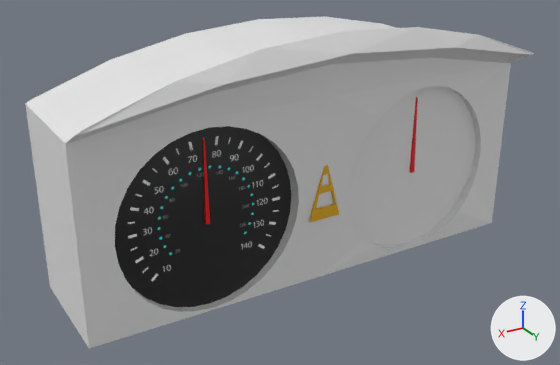
A saved change to the OBJ model models/dashboard/armaturka.obj.
Before and after are seen from a 50 mm camera at (0.646, 1.048, 0.464) aimed at (0.04, 0.038, -0.041). The lights are fixed; the arrows at lower right show +X, +Y and +Z. Where no turn or scale is listed for an object, it has been applied to the vertices.

The scene before the commit, as lines of its bpy script (objects in view):
```python
me_armaturka = bpy.data.meshes.new('Armaturka')
me_armaturka.from_pydata(...)  # 182 vertices, 359 faces; spans x -0.4..0.4, y -0.1..0.17, z -0.2..0.226
# faces by material slot: [329, 30]
me_armaturka.materials.append(mat_material)  # white #e7e7e7
me_armaturka.materials.append(mat_speedmeter)  # picture img_texture_png
me_kazalec_2 = bpy.data.meshes.new('kazalec_2')
me_kazalec_2.from_pydata(...)  # 8 vertices, 12 faces; spans x -0.2019..-0.1945, y 0.0822..0.0907, z -0.0547..0.0803
me_kazalec_2.materials.append(mat_red_pointer)  # red #e70002
me_lučka_gradbišče = bpy.data.meshes.new('Lučka_gradbišče')
me_lučka_gradbišče.from_pydata(...)  # 24 vertices, 52 faces; spans x -0.0282..0.0282, y 0.1087..0.1125, z -0.0851..0.0063
me_lučka_gradbišče.materials.append(mat_lučka_gradbišče)  # yellow #e7ad00
ob_armaturka = bpy.data.objects.new('Armaturka', me_armaturka)
ob_armaturka.location = (0.0, 0.0, 0.0)
ob_kazalec_2 = bpy.data.objects.new('kazalec_2', me_kazalec_2)
ob_kazalec_2.location = (0.0, 0.0, 0.0)
ob_lučka_gradbišče = bpy.data.objects.new('Lučka_gradbišče', me_lučka_gradbišče)
ob_lučka_gradbišče.location = (0.0, 0.0, 0.0)
```
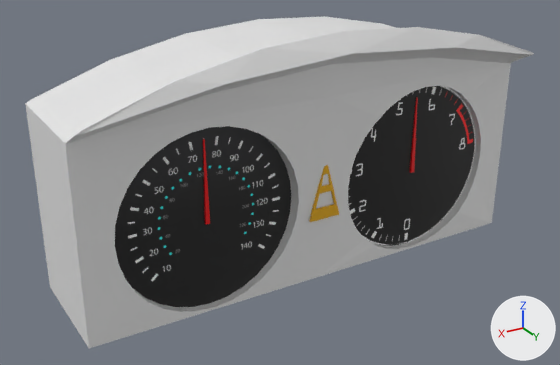
Where the change shows, as pixel boxes [x1, y1, x2, y2] in the pictures (560 x 365 px):
```json
{"object": "kazalec_2", "change": "deleted", "before": [410, 97, 418, 173]}
{"part": 1, "of": "me_armaturka", "change": "added", "after": [203, 97, 418, 225], "on screen": "red"}
{"part": 2, "of": "me_armaturka", "change": "surface changed", "before": [348, 86, 475, 245], "after": [348, 86, 475, 245], "on screen": "grey to black"}
{"part": 3, "of": "me_armaturka", "change": "recoloured", "before": [364, 87, 475, 246], "after": [364, 87, 475, 246]}
```

Edits to the scene script, one JSON object a line:
```json
{"op": "add", "block": "img_texturerpmgauge_png", "code": ["img_texturerpmgauge_png = load_image('textureRPMGauge.png', 'textureRPMGauge.png', 428, 428, 'sRGB')"]}
{"op": "add", "block": "mat_rpmgauge", "code": ["mat_rpmgauge = principled_material('RPMGauge')", "mat_rpmgauge.texture = img_texturerpmgauge_png"]}
{"block": "me_armaturka", "where": "# used by ob_armaturka; location = (0.0, 0.0, 0.0)"}
{"op": "remove", "block": "me_armaturka", "code": "me_armaturka.from_pydata(...)  # 182 vertices, 359 faces; spans x -0.4..0.4, y -0.1..0.17, z -0.2..0.226"}
{"op": "add", "block": "me_armaturka", "code": "me_armaturka.from_pydata(...)  # 222 vertices, 435 faces; spans x -0.4..0.4, y -0.1..0.17, z -0.2..0.226"}
{"block": "me_armaturka", "change": "me_armaturka part 1"}
{"block": "me_armaturka", "change": "16 vertices are added at x -0.202..0.202, y 0.082..0.091, z -0.055..0.08"}
{"block": "me_armaturka", "change": "24 new faces join them, mat_red_pointer (red #e70002)"}
{"block": "me_armaturka", "change": "me_armaturka part 2: 14 kept faces spanning x -0.348..-0.048, y 0.086, z -0.196..0.104 get new texture (UV) coordinates"}
{"block": "me_armaturka", "change": "me_armaturka part 3: 29 faces spanning x -0.348..-0.048, y 0.086, z -0.196..0.104 switch from mat_material (white #e7e7e7) to mat_rpmgauge (picture img_texturerpmgauge_png)"}
{"op": "add", "block": "me_armaturka", "code": "me_armaturka.materials.append(mat_red_pointer)  # red #e70002"}
{"op": "add", "block": "me_armaturka", "code": "me_armaturka.materials.append(mat_lučka_gradbišče)  # yellow #e7ad00"}
{"op": "remove", "block": "ob_kazalec_2", "code": ["ob_kazalec_2 = bpy.data.objects.new('kazalec_2', me_kazalec_2)", "ob_kazalec_2.location = (0.0, 0.0, 0.0)"]}
```
